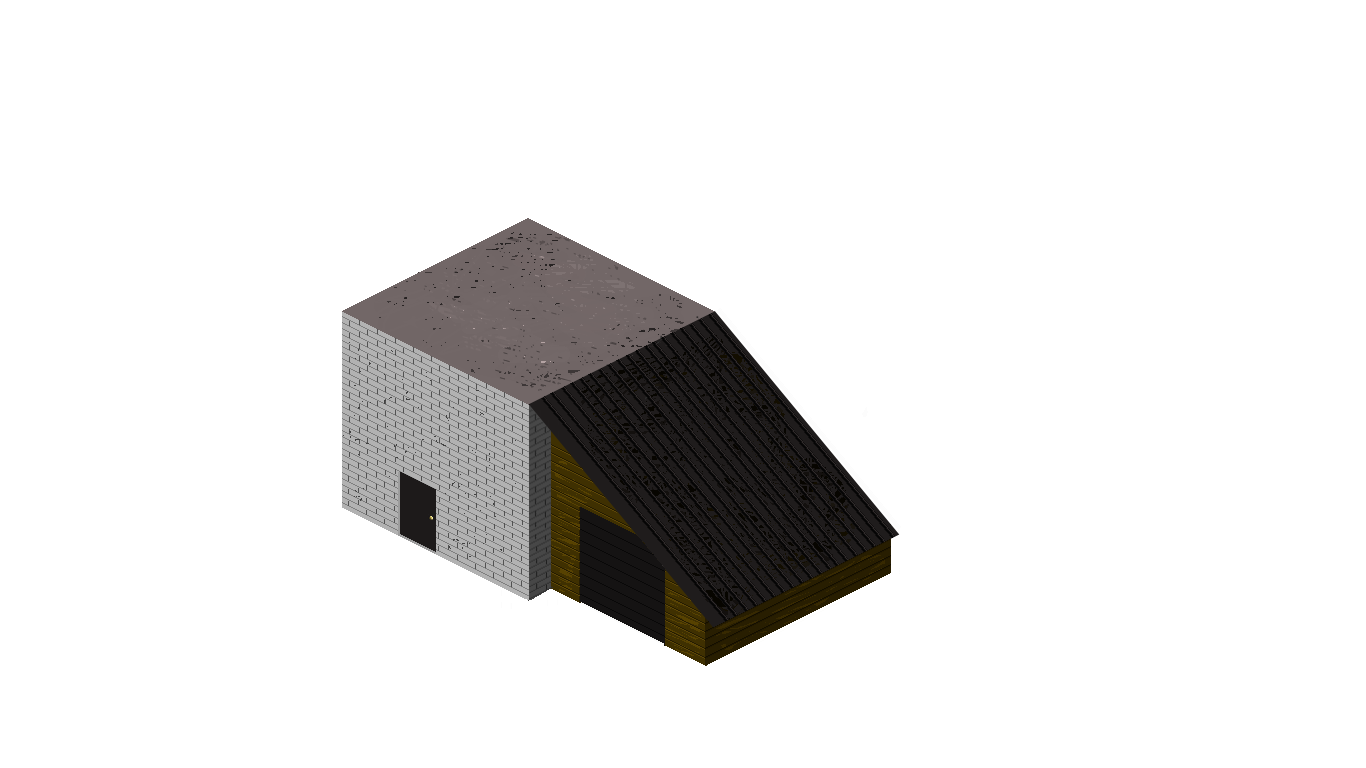
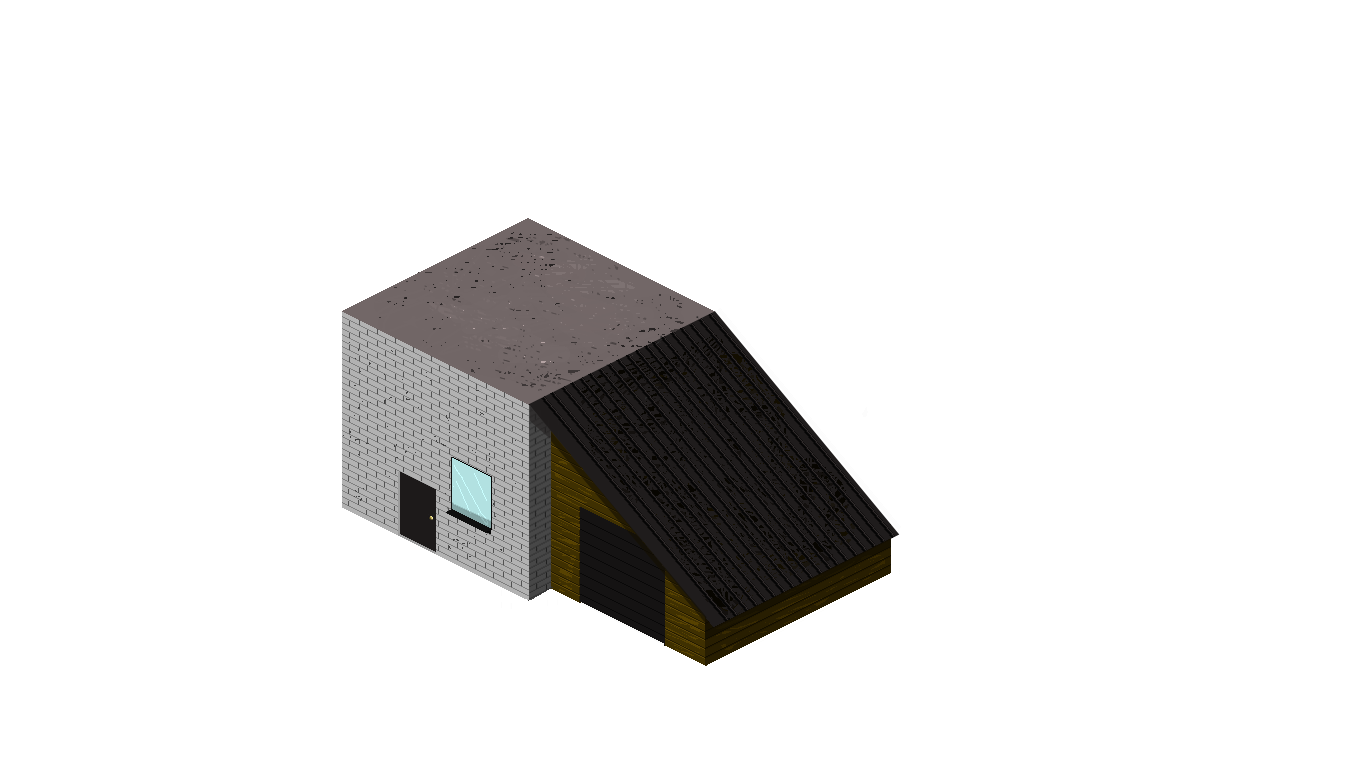
Layered file, before and after one edit (1366×768). Changes by layer:
added layer "Skuggor" in group "Grund" over box(530, 406, 891, 640)
added layer "Lager 55" in group "Detaljer" over box(446, 501, 498, 531)
added layer "Lager 54" in group "Detaljer" over box(446, 457, 492, 534)
